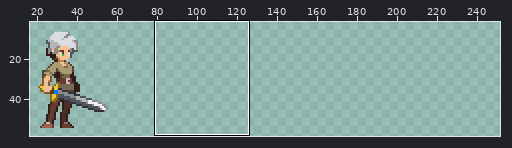
Sprite sheet: assets/entities/Idle-Sheet.png. The first picture is a wide view before the edit; the outline marks the close-up.
Close-up. As it was:
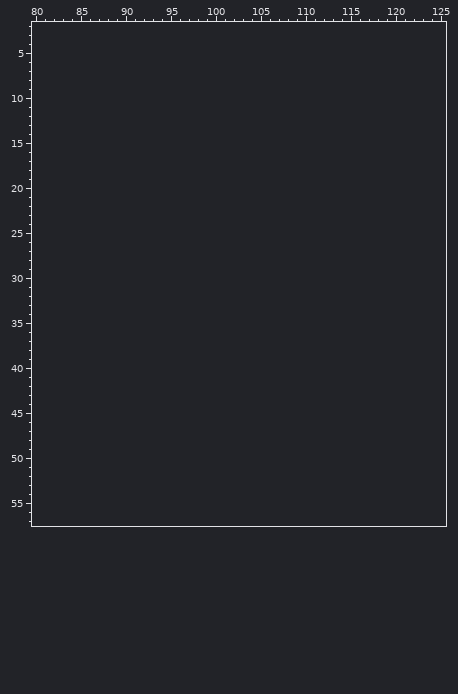
The file is 35x48 pixels. Shown: x 80..125, y 2..57. The old version is drawn lined up with the new one, on the new canvas. The wide view leaves out empty margins. The commit also changed other parts of the picture, which this record leaves out.
The same view after the edit:
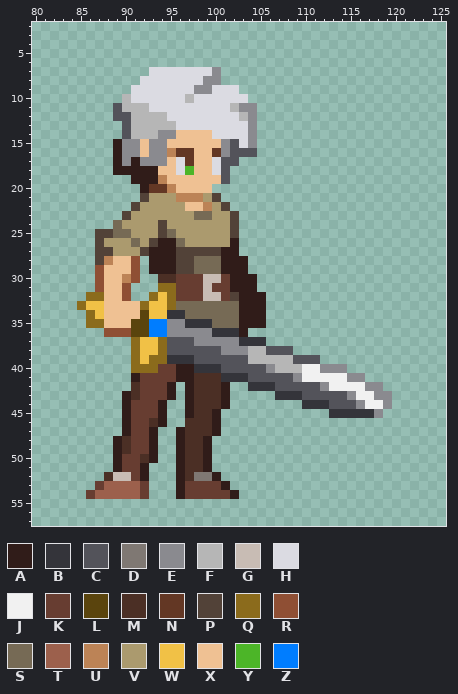
Palette (. is transparent): A #301c19  B #34343a  C #53535a  D #7f7873  E #8a8a8f  F #b6b6b6  G #c8bcb4  H #dbdbe2  J #f1f1f1  K #673d31  L #5a440d  M #4b2f25  N #633724  P #524238  Q #8b6b1c  R #8f4f34  S #766a55  T #9c604c  U #bc8356  V #ab9a6e  W #f1c146  X #efc193  Y #4cb528  Z #007dff
Edits made:
canvas 35x48 -> 256x64, the old top-left corner now at 21,7
y 7: x 93..100 ........ -> HHHHHHHE
y 8: x 92..100 ......... -> HHHHHHHEE
y 9: x 91..102 ............ -> HHHHHHHEEHHH
y 10: x 90..103 .............. -> FHHHHHHFHHHHHH
y 11: x 89..104 ................ -> CFFFHHHHHHHHHFEE
y 12: x 89..104 ................ -> CCFFFFHHHHHHHHFE
y 13: x 90..104 ............... -> CFFFFFHHHHHHHHE
y 14: x 90..104 ............... -> CFFFEEXXXXHHHHE
y 15: x 89..104 ................ -> AEEXEEXXXXXXECHE
y 16: x 89..104 ................ -> AEEXEEUNNXXNECCC
y 17: x 89..102 .............. -> AEAEEEXHNXXHCC
y 18: x 89..101 ............. -> AAAAAXXHYXXHC
y 19: x 91..101 ........... -> AAAUXXXXXXC
y 20: x 92..99 ........ -> ANNUXXXX
y 21: x 92..100 ......... -> PVVVUUUVP
y 22: x 91..101 ........... -> PVVVVVXXUVP
y 23: x 90..102 ............. -> PVVVVVVVSSVVP
y 24: x 89..102 .............. -> SVVVVPVVVVVVVP
y 25: x 87..102 ................ -> PPSSVVVPSVVVVVVP
y 26: x 87..102 ................ -> PVVVSVPAASVVVVVA
y 27: x 87..102 ................ -> PPVVVPAAAPPPPPAA
y 28: x 87..91 ..... -> PUXXR; x 93..103 ........... -> AAAPPSSSAAA
y 29: x 87..91 ..... -> RXXXR; x 93..103 ........... -> AAAPPSSSAAA
y 30: x 87..91 ..... -> RXXUR; x 94..104 ........... -> MMKKKGGKAAA
y 31: x 87..90 .... -> RXXR; x 94..104 ........... -> QQKKKGKKAAA
y 32: x 86..90 ..... -> QQXXR; x 93..105 ............. -> QWQKKKGGKPAAA
y 33: x 85..105 ..................... -> QWWXXXXQWWQSSSSSSSAAA
y 34: x 86..105 .................... -> QWXXXXLWWBBSSSSSSAAA
y 35: x 86..105 .................... -> QQXXXLLZZEEBBBSSSAAA
y 36: x 88..103 ................ -> RRRLLZZEEEEEBBBA
y 37: x 91..105 ............... -> QWWQCCCEEEEEBBB
y 38: x 91..108 .................. -> QWWQCCCCCCEEEFFCCC
y 39: x 91..111 ..................... -> QWQQBBBCCCCCCFFFFFCCC
y 40: x 91..114 ........................ -> QQQKKAABBBCCCCCEFFFJJEEE
y 41: x 91..116 .......................... -> AKKKKAAMMMBBBCCCCCEJJJJJEE
y 42: x 91..95 ..... -> MKKKA; x 97..101 ..... -> AMMMA; x 104..118 ............... -> BBBCCCCCEJJJJEE
y 43: x 90..95 ...... -> AMKKKA; x 97..101 ..... -> AMMMA; x 107..119 ............. -> BBBCCCCCEJJEE
y 44: x 90..94 ..... -> AKKKA; x 97..101 ..... -> AMMMA; x 110..119 .......... -> BBBCCCEJJE
y 45: x 90..94 ..... -> AKKKA; x 97..100 .... -> AMMA; x 113..118 ...... -> BBBBBE
y 46: x 90..94 ..... -> AKKMA; x 97..100 .... -> MMMA
y 47: x 90..93 .... -> AKKA; x 96..100 ..... -> AMMMA
y 48..49: x 89..93 ..... -> AMKKA; x 96..99 .... -> AMMA
y 50: x 89..93 ..... -> AKKMA; x 96..99 .... -> AMMA
y 51: x 89..92 .... -> AKKA; x 96..99 .... -> AMMA
y 52: x 88..92 ..... -> MGGKA; x 96..100 ..... -> AMDDA
y 53: x 87..92 ...... -> KTTTTK; x 96..101 ...... -> AKKKKA
y 54: x 86..92 ....... -> KTTTTTK; x 96..102 ....... -> AKKKKKA
Changed places in both close-ups, as pixel boxes (x1, y1, x2, y2):
added: (77, 67, 392, 499)
